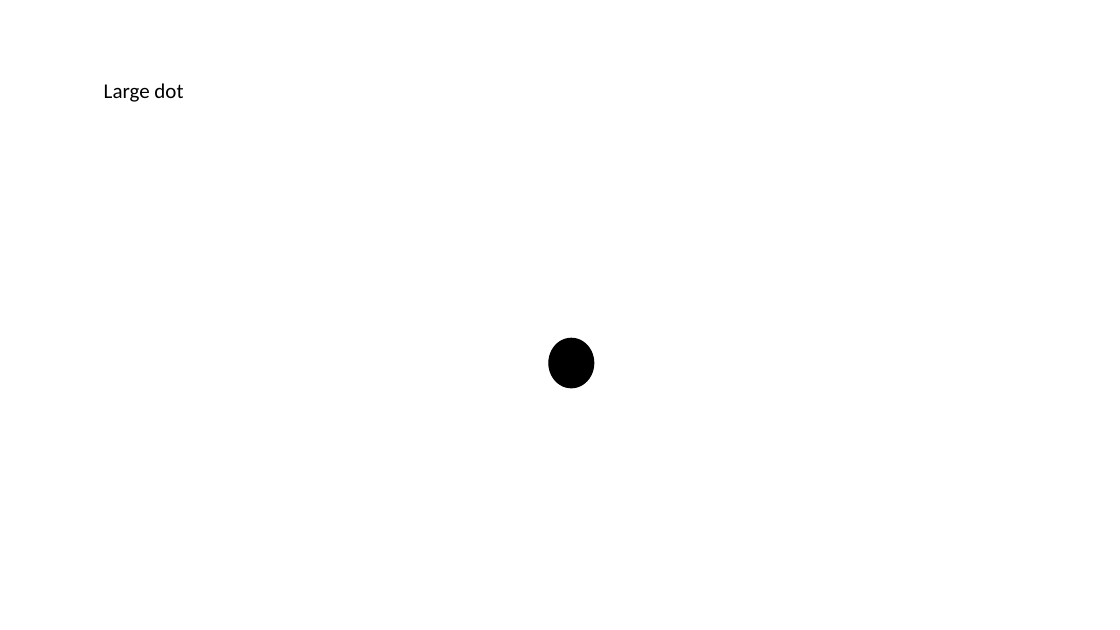
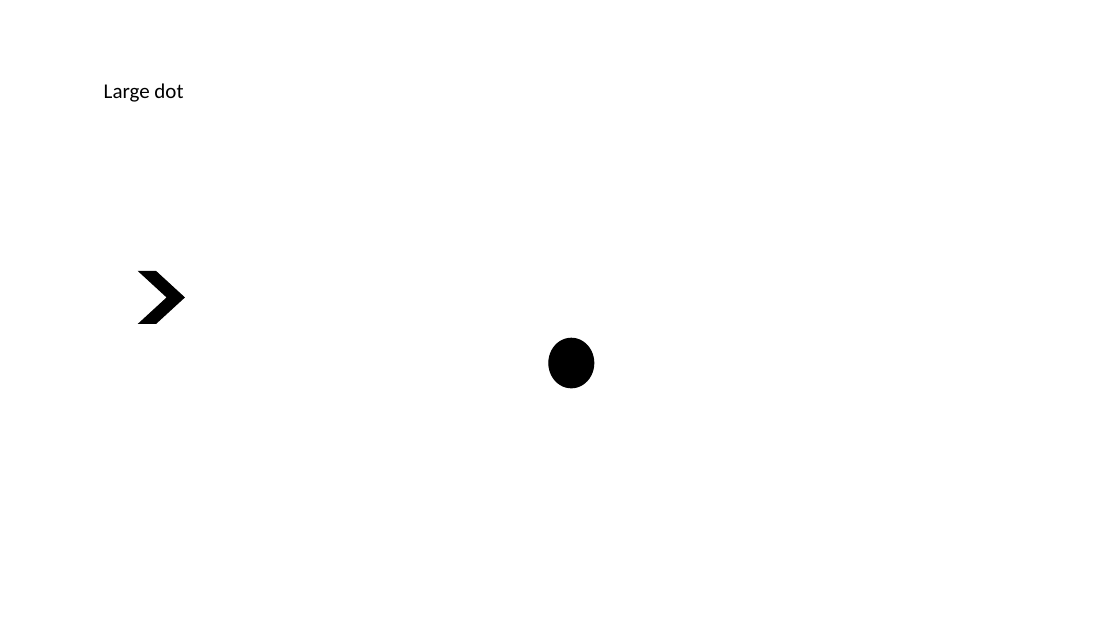
Before and after one commit to Tero-Labs/Embodied_Graph_Analytics, a slide deck: slide 17 of Embodied-Graphs-2D/Assets/Icons/icons-drawing.pptx. Drawn at 1120x630 pixels with LibreOffice and Linux fonts; fonts in the diff are those of the drawing. Boxes give left, top, right and bottom in pixels: in the first picture for what was removed or moved away, otherwise in the second. Text is boxed around its words. In the diff, an @@ line names an element or a change of style, - is before the commit and + after.

```diff
--- a/Embodied-Graphs-2D/Assets/Icons/icons-drawing.pptx
+++ b/Embodied-Graphs-2D/Assets/Icons/icons-drawing.pptx
@@ chevron added at (139,271,184,323), fill #000000, outline #000000 1 pt @@
```
Also in this commit, not shown: 5 other files.
